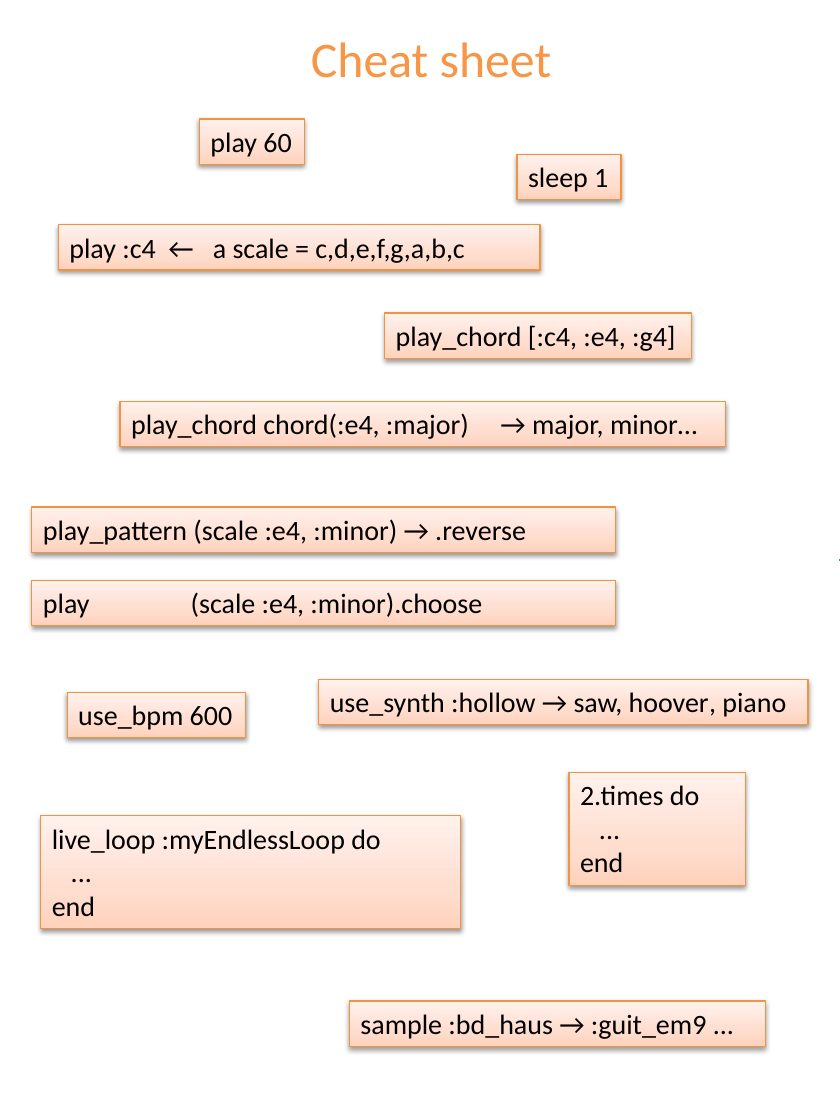
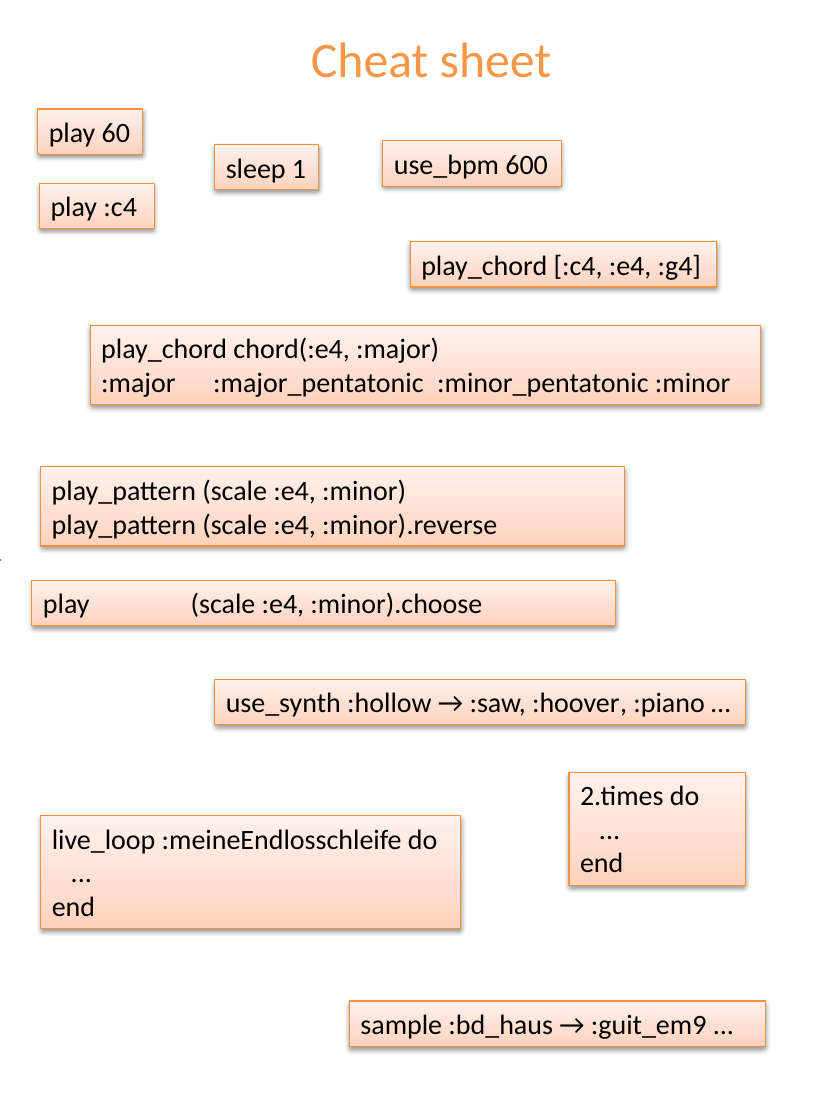
Before and after one commit to Devoxx4KidsDE/SonicPI, a slide deck: slide 16 of presentation/en/Sonic PI Workshop_en.pptx. Drawn at 840x1120 pixels with LibreOffice and Linux fonts; fonts in the diff are those of the drawing; background and template pictures are left out. Boxes give left, top, right and bottom in pixels: in the first picture for what was removed or moved away, otherwise in the second. Text is boxed around its words. In the diff, an @@ line names an element or a change of style, - is before the commit and + after.

```diff
--- a/presentation/en/Sonic PI Workshop_en.pptx
+++ b/presentation/en/Sonic PI Workshop_en.pptx
@@ rectangle "play 60": place and size @@
-rectangle "play 60" at [199, 119, 305, 164]
+rectangle "play 60" at [38, 109, 143, 153]
@@ rectangle "sleep 1": place and size @@
-rectangle "sleep 1" at [517, 155, 622, 199]
+rectangle "sleep 1" at [215, 144, 319, 189]
@@ rectangle "use_bpm 600": place and size @@
-rectangle "use_bpm 600" at [67, 692, 246, 737]
+rectangle "use_bpm 600" at [383, 141, 562, 186]
@@ rectangle added at [39, 184, 153, 228], fill gradient #FFD2BD to #FFDED0 to #FFF2ED, outline #F69240 0.75 pt, 18 pt, text #000000 @@
+play :c4
@@ rectangle removed at [58, 225, 540, 270] @@
-play :c4 ← a scale = c,d,e,f,g,a,b,c
@@ rectangle "play_chord [:c4, :e4, :g4]": place and size @@
-rectangle "play_chord [:c4, :e4, :g4]" at [385, 314, 692, 358]
+rectangle "play_chord [:c4, :e4, :g4]" at [410, 242, 717, 287]
@@ rectangle "play_chord chord(:e4, :major) :major :major_pentatonic ...": place and size @@
-rectangle "play_chord chord(:e4, :major) :major :major_pentatonic ..." at [120, 401, 726, 446]
+rectangle "play_chord chord(:e4, :major) :major :major_pentatonic ..." at [91, 325, 760, 404]
@@ text in rectangle at [101, 337, 730, 397]: text changed @@
-play_chord chord(:e4, :major) → major, minor…
+play_chord chord(:e4, :major)
+:major :major_pentatonic :minor_pentatonic :minor
@@ rectangle "play_pattern (scale :e4, :minor)": place and size @@
-rectangle "play_pattern (scale :e4, :minor)" at [32, 507, 616, 552]
+rectangle "play_pattern (scale :e4, :minor)" at [40, 467, 624, 547]
@@ text in rectangle at [52, 479, 497, 539]: text changed @@
-play_pattern (scale :e4, :minor) → .reverse
+play_pattern (scale :e4, :minor)
+play_pattern (scale :e4, :minor).reverse
@@ rectangle "use_synth :hollow → :saw, :hoover, ...": place and size @@
-rectangle "use_synth :hollow → :saw, :hoover, ..." at [319, 680, 809, 725]
+rectangle "use_synth :hollow → :saw, :hoover, ..." at [215, 680, 746, 725]
@@ text in rectangle at [226, 692, 704, 717]: text changed @@
-use_synth :hollow → saw, hoover, piano
+use_synth :hollow → :saw, :hoover, :piano …
@@ text in rectangle at [52, 829, 437, 854]: text changed @@
-live_loop :myEndlessLoop do
+live_loop :meineEndlosschleife do
```
Also in this commit, not shown: 1 other slide changed, 1 other file.
